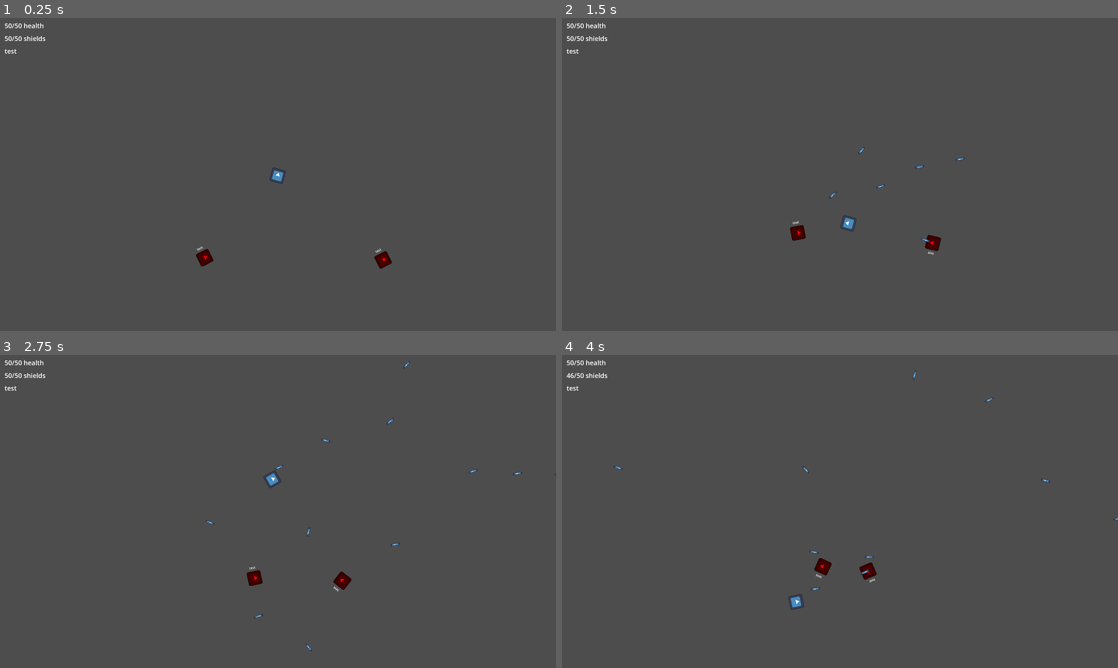
Above: before the commit, frames 1-4 (two rows, left to right).
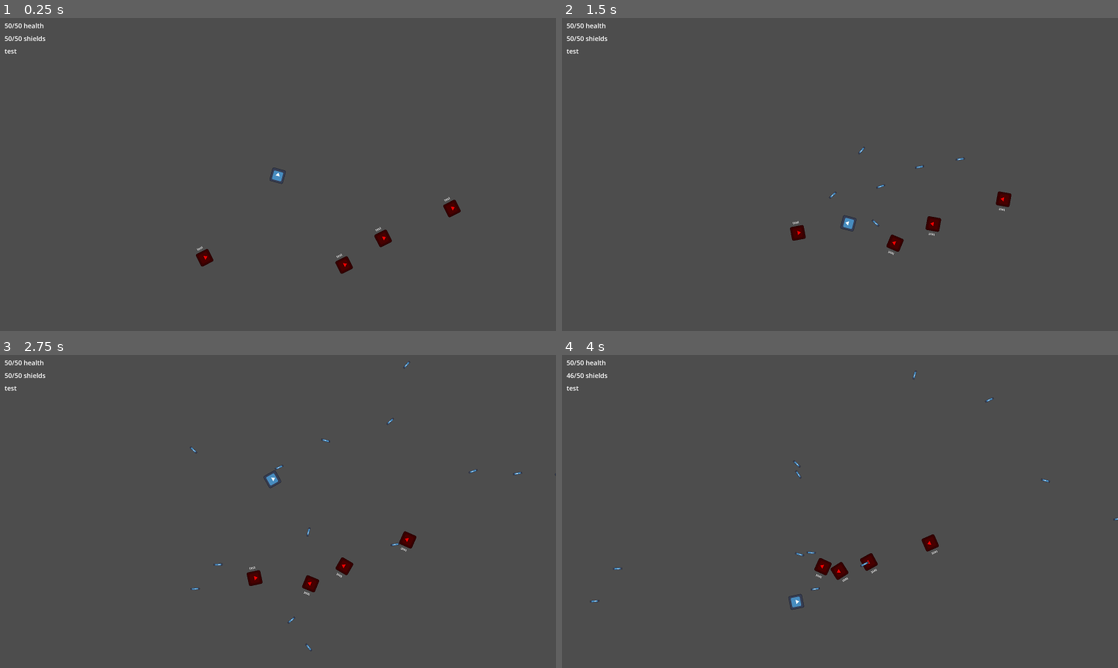
Above: after the commit, the same moments.

Repository: flappybird787/Nova-Pulse
Game: Godot game, scene res://scenes/test_scene.tscn
Two runs of this game, one before a commit and one after it. Both use one fixed random seed, a clock stepped at 60 frames per second and the inputs below. The engine's default icon, where the game draws it, is replaced by a stand-in: a white triangle on a blue panel in a dark square.
Inputs (mouse positions are in pixels of both pictures, inside the frame that each line leads up to):
- Up to frame 1 (0.25 s): no input
- Up to frame 2 (1.5 s): move the mouse to (962, 158) at 0.52 s; hold D (move_right) 0.53-1.28 s; hold F (primary_attack) 0.53-1.28 s; move the mouse to (728, 190) at 1.27 s; hold A (move_left) from 1.28 s (still down); tap F (primary_attack) at 1.35 s
- Up to frame 3 (2.75 s): move the mouse to (333, 442) at 2.02 s; release A (move_left) at 2.03 s; hold D (move_right) from 2.03 s (still down); hold F (primary_attack) from 2.03 s (still down)
- Up to frame 4 (4 s): move the mouse to (812, 574) at 2.77 s; release D (move_right) at 2.78 s; release F (primary_attack) at 2.78 s; hold W (move_up) 2.78-3.53 s; tap F (primary_attack) at 2.85 s; move the mouse to (1006, 558) at 3.52 s; hold A (move_left) from 3.53 s (still down); hold F (primary_attack) from 3.53 s (still down)

The runs differ from the first frame. In frame 1, 0.5% of the frame differs, in the area x 60-83%, y 57-82%; in frame 2, 0.5%; in frame 3, 0.5%, in the area x 34-75%, y 29-86%; in frame 4, 0.5%.

Commit message:
Added an upgrade menu and 2 basic upgrades (Shield and hull upgrades)

Diff:
--- a/prefabs/player_ship.tscn
+++ b/prefabs/player_ship.tscn
@@ -52,6 +52,7 @@
 max_health = 50
 shields = 50
 max_shields = 50
+is_player = null
 
 [node name="AttackTriggerComponent" type="Node" parent="." unique_id=1850881911 node_paths=PackedStringArray("position", "physics_body")]
 script = ExtResource("7_xkgcq")
--- a/prefabs/upgrade_card.tscn
+++ b/prefabs/upgrade_card.tscn
@@ -2,37 +2,45 @@
 
 [ext_resource type="Script" uid="uid://bbylb0i3ivdnq" path="res://scripts/GUI/upgrade_card.gd" id="1_xhwot"]
 
-[sub_resource type="StyleBoxFlat" id="StyleBoxFlat_xhwot"]
-
-[node name="UpgradeCard" type="Button" unique_id=1227024381 node_paths=PackedStringArray("upgrade_name_label", "upgrade_description_label")]
+[node name="UpgradeCard" type="Control" unique_id=1175914363 node_paths=PackedStringArray("upgrade_name_label", "upgrade_description_label")]
+layout_mode = 3
 anchors_preset = 15
 anchor_right = 1.0
 anchor_bottom = 1.0
 grow_horizontal = 2
 grow_vertical = 2
+size_flags_horizontal = 3
+size_flags_vertical = 3
 script = ExtResource("1_xhwot")
-upgrade_name_label = NodePath("Panel/UpgradeName")
-upgrade_description_label = NodePath("Panel/UpgradeDescription")
+upgrade_name_label = NodePath("VBoxContainer/UpgradeName")
+upgrade_description_label = NodePath("VBoxContainer/UpgradeDescription")
 
-[node name="Panel" type="Panel" parent="." unique_id=1273353834]
+[node name="VBoxContainer" type="VBoxContainer" parent="." unique_id=1917447327]
 layout_mode = 1
 anchors_preset = -1
-anchor_right = 0.061000004
-anchor_bottom = 0.16000001
-offset_right = 153.84
-offset_bottom = 192.59999
-theme_override_styles/panel = SubResource("StyleBoxFlat_xhwot")
+anchor_left = 0.49160156
+anchor_top = 0.47361112
+anchor_right = 0.5083984
+anchor_bottom = 0.5263889
+grow_horizontal = 2
+grow_vertical = 2
+metadata/_edit_use_anchors_ = true
 
-[node name="UpgradeName" type="Label" parent="Panel" unique_id=1786983332]
-layout_mode = 0
-offset_right = 43.0
-offset_bottom = 23.0
+[node name="UpgradeName" type="Label" parent="VBoxContainer" unique_id=1786983332]
+layout_mode = 2
+size_flags_vertical = 6
 text = "test 1"
+metadata/_edit_use_anchors_ = true
 
-[node name="UpgradeDescription" type="Label" parent="Panel" unique_id=1853484377]
-layout_mode = 0
-offset_top = 16.0
-offset_right = 43.0
-offset_bottom = 65.0
+[node name="UpgradeDescription" type="Label" parent="VBoxContainer" unique_id=1853484377]
+layout_mode = 2
+size_flags_vertical = 6
 text = "test 2
 "
+metadata/_edit_use_anchors_ = true
+
+[node name="UpgradePicker" type="Button" parent="VBoxContainer" unique_id=1642666530]
+layout_mode = 2
+text = "Choose Upgrade"
+
+[connection signal="pressed" from="VBoxContainer/UpgradePicker" to="." method="_on_upgrade_picker_pressed"]
--- a/prefabs/upgrade_menu.tscn
+++ b/prefabs/upgrade_menu.tscn
@@ -7,8 +7,15 @@
 [sub_resource type="Resource" id="Resource_tpjxa"]
 script = ExtResource("3_q38cm")
 upgrade_type = 2
-upgrade_name = "Stronger Hull"
+upgrade_name = "Hull Booster"
 upgrade_description = "This upgrade uses reinforced alloys to boost the strength of the hull"
+metadata/_custom_type_script = "uid://dwj4nrs15y4ye"
+
+[sub_resource type="Resource" id="Resource_taer5"]
+script = ExtResource("3_q38cm")
+upgrade_type = 1
+upgrade_name = "Shield Booster"
+upgrade_description = "This upgrade enhances the shield generator"
 metadata/_custom_type_script = "uid://dwj4nrs15y4ye"
 
 [node name="UpgradeMenu" type="Control" unique_id=1439419694 node_paths=PackedStringArray("card_container")]
@@ -20,13 +27,8 @@
 grow_vertical = 2
 script = ExtResource("1_taer5")
 upgrade_card_scene = ExtResource("2_03yiy")
-available_upgrades = Array[ExtResource("3_q38cm")]([SubResource("Resource_tpjxa")])
-card_container = NodePath("CardContainer")
-
-[node name="CardContainer" type="HBoxContainer" parent="." unique_id=329709265]
-layout_mode = 0
-offset_right = 40.0
-offset_bottom = 40.0
+available_upgrades = Array[ExtResource("3_q38cm")]([SubResource("Resource_tpjxa"), SubResource("Resource_taer5")])
+card_container = NodePath("Panel/CardContainer")
 
 [node name="Panel" type="Panel" parent="." unique_id=1718785740]
 layout_mode = 1
@@ -39,3 +41,16 @@
 offset_bottom = -22.0
 grow_horizontal = 2
 grow_vertical = 2
+
+[node name="CardContainer" type="HBoxContainer" parent="Panel" unique_id=329709265]
+layout_mode = 1
+anchors_preset = 15
+anchor_right = 1.0
+anchor_bottom = 1.0
+offset_left = 51.0
+offset_top = 55.0
+offset_right = -51.0
+offset_bottom = -693.0
+grow_horizontal = 2
+grow_vertical = 2
+theme_override_constants/separation = 40
--- a/scenes/test_scene.tscn
+++ b/scenes/test_scene.tscn
@@ -50,8 +50,14 @@
 script = ExtResource("4_7ddre")
 metadata/_custom_type_script = "uid://cbagpr7b1t6bb"
 
+[node name="enemy_ship_base4" parent="." unique_id=1849047345 instance=ExtResource("2_nd71p")]
+position = Vector2(1602, 313)
+
 [node name="enemy_ship_base" parent="." unique_id=1776559298 instance=ExtResource("2_nd71p")]
-position = Vector2(968, 786)
+position = Vector2(609, 833)
+
+[node name="enemy_ship_base3" parent="." unique_id=758258723 instance=ExtResource("2_nd71p")]
+position = Vector2(968, 588)
 
 [node name="enemy_ship_base2" parent="." unique_id=1150936603 instance=ExtResource("2_nd71p")]
 position = Vector2(-731, 781)
--- a/scripts/GUI/upgrade_card.gd
+++ b/scripts/GUI/upgrade_card.gd
@@ -1,4 +1,4 @@
-extends Button
+extends Control
 class_name UpgradeCard
 
 var upgrade : UpgradeBase
@@ -8,5 +8,13 @@
 @export var upgrade_description_label : Label
 
 func _ready() -> void:
-	upgrade_name_label.text = "upgrade.upgrade_name"
-	upgrade_description_label.text = "upgrade.upgrade_description"
+	process_mode = Node.PROCESS_MODE_ALWAYS
+
+func _process(delta: float) -> void:
+	if upgrade:
+		upgrade_name_label.text = upgrade.upgrade_name
+		upgrade_description_label.text = upgrade.upgrade_description
+
+
+func _on_upgrade_picker_pressed() -> void:
+	EventBus.upgrade_chosen.emit(upgrade)
--- a/scripts/GUI/upgrade_menu.gd
+++ b/scripts/GUI/upgrade_menu.gd
@@ -8,8 +8,9 @@
 @export var card_container : HBoxContainer
 
 func _ready() -> void:
+	EventBus.leveled_up.connect(display_upgrades)
+	EventBus.game_paused.connect(handle_visibility)
 	hide()
-	EventBus.leveled_up.connect(display_upgrades)
 
 
 func display_upgrades(level : int):
@@ -18,10 +19,21 @@
 
 	get_tree().paused = true
 	EventBus.game_paused.emit(true)
-	show()
 
 	var upgrade_choices = get_random_upgrades(3)
 
+	for upgrade in upgrade_choices:
+		var c = upgrade_card_scene.instantiate()
+		card_container.add_child(c)
+		c.upgrade = upgrade
+
+
+func handle_visibility(paused : bool):
+	if paused:
+		show()
+
+	if !paused:
+		hide()
 
 func get_random_upgrades(amount: int):
 	var pool = available_upgrades.duplicate()
--- a/scripts/components/gui_manager_component.gd
+++ b/scripts/components/gui_manager_component.gd
@@ -30,11 +30,9 @@
 func handle_labels_visibility(paused : bool):
 	if !paused:
 		player_labels.show()
-		print("showing")
 
 	if paused:
 		player_labels.hide()
-		print("showing 1")
 
 func handle_xp_labels(xp_amount, xp_to_next_level):
 	xp_label.text = str(xp_amount,"/", xp_to_next_level, " xp")
--- a/scripts/components/health_component.gd
+++ b/scripts/components/health_component.gd
@@ -8,6 +8,12 @@
 @export var shields : int
 
 @export var max_shields : int
+
+@export var is_player : bool = false
+
+
+func _ready() -> void:
+	EventBus.upgrade_chosen.connect(apply_upgrade)
 
 
 func deal_damage(amount: int):
@@ -30,3 +36,13 @@
 
 func _on_healing_timer_timeout() -> void:
 	heal(1)
+
+
+func apply_upgrade(upgrade: UpgradeBase):
+	if upgrade.upgrade_name == "Hull Booster":
+		max_health += 15
+		health += 15
+
+	if upgrade.upgrade_name == "Shield Booster":
+		max_shields += 15
+		shields += 15
--- a/scripts/game_managers/player_upgrade_manager.gd
+++ b/scripts/game_managers/player_upgrade_manager.gd
@@ -5,6 +5,7 @@
 func _ready() -> void:
 	xp_to_next_level = calculate_xp_needed()
 	EventBus.gain_xp.connect(gain_xp)
+	EventBus.upgrade_chosen.connect(apply_upgrade)
 
 	EventBus.xp_changed.emit(GameManager.player_xp, xp_to_next_level)
 
@@ -33,3 +34,8 @@
 
 func calculate_xp_needed():
 	return GameManager.player_level * 4
+
+
+func apply_upgrade(upgrade : UpgradeBase):
+	get_tree().paused = false
+	EventBus.game_paused.emit(false)
